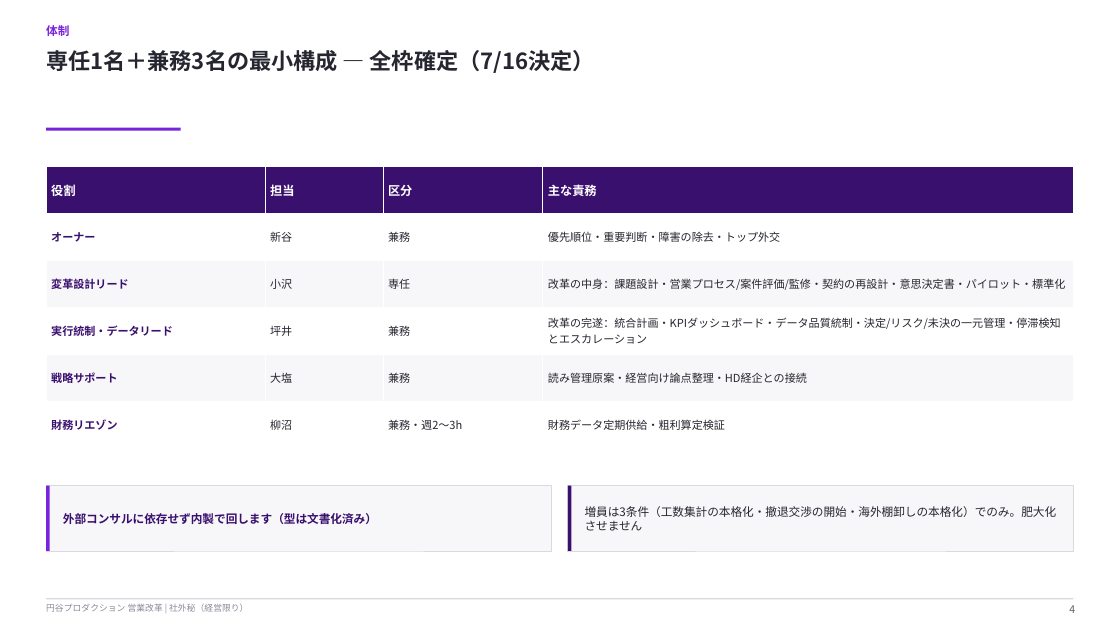
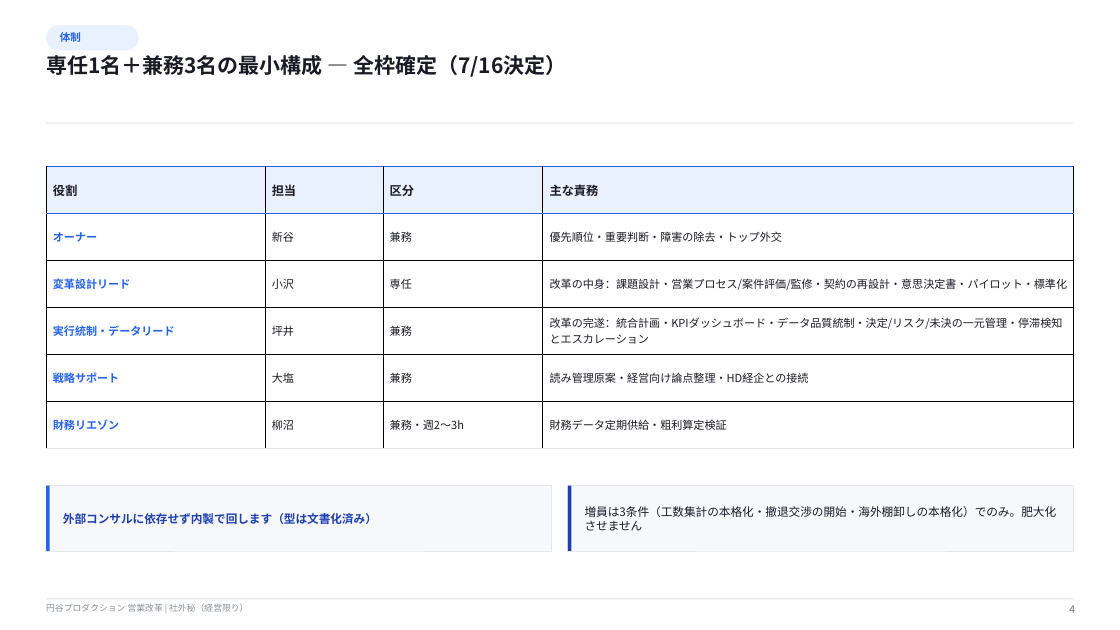
Before and after one commit to hayatoshintani-spe/kessho-lens, a slide deck: slide 4 of docs/営業改革_STO立ち上げ_山本会長共有資料.pptx. Drawn at 1120x630 pixels with LibreOffice and Linux fonts; fonts in the diff are those of the drawing. Boxes give left, top, right and bottom in pixels: in the first picture for what was removed or moved away, otherwise in the second. Text is boxed around its words. In the diff, an @@ line names an element or a change of style, - is before the commit and + after.

```diff
--- a/docs/営業改革_STO立ち上げ_山本会長共有資料.pptx
+++ b/docs/営業改革_STO立ち上げ_山本会長共有資料.pptx
@@ rounded rectangle "体制": place and size @@
-rounded rectangle "体制" at bbox=[46, 25, 69, 36]
+rounded rectangle "体制" at bbox=[46, 25, 139, 50]
@@ rounded rectangle "体制" at bbox=[46, 25, 139, 50]: size 10 to 9 pt, text colour #7823DC to #2563EB; less space between paragraphs; vertical alignment top to middle; fill none to #EAF1FE @@
@@ text "専任1名＋兼務3名の最小構成 — 全枠確定（7/16決定）" at bbox=[46, 55, 567, 77]: size 19 to 18 pt, text colour #262630 to #1B1B26 @@
@@ rectangle removed at bbox=[46, 128, 181, 131] @@
@@ rectangle added at bbox=[46, 123, 1074, 124], fill #E5E7EB @@
@@ table at bbox=[46, 166, 1074, 449] @@
@@ fill #3A106E to #EAF1FE in row 1 @@
@@ fill #F7F7F9 to #FFFFFF in 8 cells @@
@@ text colour #FFFFFF to #1B1B26 in "役割", "担当", "区分", "主な責務" @@
@@ text colour #3A106E to #2563EB in "オーナー", "変革設計リード", "実行統制・データリード", "戦略サポート" and 1 more places @@
@@ text colour #262630 to #1B1B26 in "新谷", "兼務", "優先順位・重要判断・障害の除去・トップ外交", "小沢" and 11 more places @@
@@ borders changed @@
@@ rectangle at bbox=[46, 486, 552, 551]: fill #F7F7F9 to #F6F8FB; outline #D9D9E0 0.75 pt to #E5E7EB 0.75 pt @@
@@ rectangle at bbox=[46, 486, 50, 551]: fill #7823DC to #2563EB @@
@@ text "外部コンサルに依存せず内製で回します（型は文書化済み）" at bbox=[63, 513, 377, 524]: text colour #3A106E to #1E40AF @@
@@ rectangle at bbox=[568, 486, 1074, 551]: fill #F7F7F9 to #F6F8FB; outline #D9D9E0 0.75 pt to #E5E7EB 0.75 pt @@
@@ rectangle at bbox=[568, 486, 571, 551]: fill #3A106E to #1E40AF @@
```
Also in this commit, not shown: 11 other slides changed, 7 other files.
